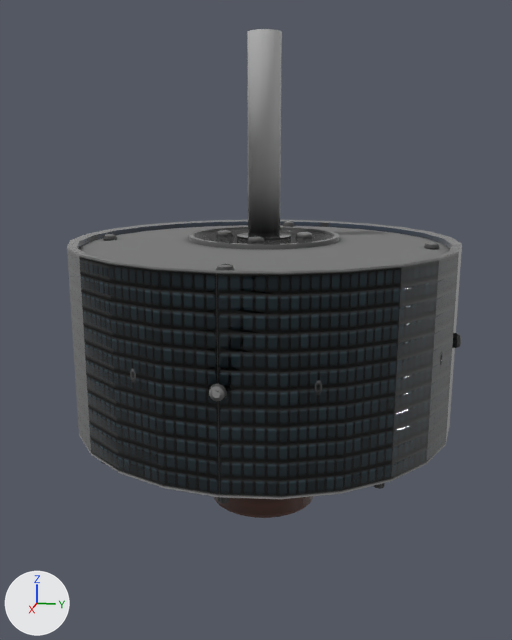
Before and after pictures for a commit that changed the Blender file HS-303/Intelsat II.blend.
The view is the same before and after, from a 50 mm camera at (1.622, 0.305, 0.432) aimed at (0.01, -0.017, 0.029). Lighting does not change. The marker at lower left points along +X, +Y and +Z.

The older version as bpy lines, for what is in view:
```python
me_cylinder_002 = bpy.data.meshes.new('Cylinder.002')
me_cylinder_002.from_pydata(...)  # 48 vertices, 92 faces; spans x -0.011..0.011, y -0.011..0.011, z -0.436..0.0
me_cylinder_002.materials.append(mat_material)
me_cylinder_017 = bpy.data.meshes.new('Cylinder.017')
me_cylinder_017.from_pydata(...)  # 507 vertices, 1008 faces; spans x -0.464..0.464, y -0.464..0.464, z -0.428..0.231
me_cylinder_017.materials.append(mat_material)
me_cylinder_022 = bpy.data.meshes.new('Cylinder.022')
me_cylinder_022.from_pydata(...)  # 48 vertices, 92 faces; spans x -0.011..0.011, y -0.011..0.011, z -0.436..0.0
me_cylinder_022.materials.append(mat_material)
ob_antenna = bpy.data.objects.new('Antenna', me_cylinder_002)
ob_antenna.parent = ob_antennagroup
ob_antenna.matrix_parent_inverse = Matrix(((1.0, 0.0, 0.0, 0.0), (0.0, 1.0, 0.0, 0.0), (0.0, 0.0, 1.0, -0.192), (0.0, 0.0, 0.0, 1.0)))
ob_antenna.location = (0.0, -0.417, 0.182)
ob_antenna3 = bpy.data.objects.new('Antenna3', me_cylinder_022)
ob_antenna3.parent = ob_antennagroup
ob_antenna3.matrix_parent_inverse = Matrix(((1.0, 0.0, 0.0, 0.0), (0.0, 1.0, 0.0, 0.0), (0.0, 0.0, 1.0, -0.192), (0.0, 0.0, 0.0, 1.0)))
ob_antenna3.location = (0.295, -0.295, 0.182)
ob_antennagroup = bpy.data.objects.new('AntennaGroup', None)
ob_antennagroup.parent = ob_intelsatii
ob_antennagroup.location = (0.0, 0.0, 0.0606)
ob_antennagroup.scale = (0.985, 0.985, 0.657)
ob_bodyshell = bpy.data.objects.new('BodyShell', me_cylinder_017)
ob_bodyshell.parent = ob_intelsatii
ob_bodyshell.location = (0.0, 0.0, 0.0)
ob_bodyshell.scale = (0.958, 0.958, 1.0)
# also in view: 'AntennaBase' at (0.0, 0.0, 0.445)
```
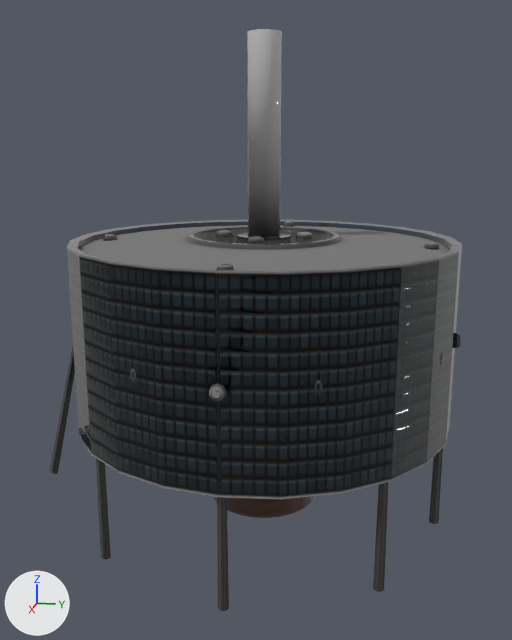
ob_antennagroup is not drawn itself; it is the parent of ob_antenna1, ob_antenna, ob_antenna4, ob_antenna5, ob_antenna2, ob_antenna3, ob_antenna6, ob_antenna7.

Where the newer file only moved an object's origin or applied its transform, the numbers keep the older frame.

The change in detail:
me_cylinder_002 has 48 vertices, 92 faces and spans x -0.011..0.011, y -0.011..0.011, z -0.436..0.0.
me_cylinder_002 is used by ob_antenna; parent ob_antennagroup; location (0.0, -0.417, 0.182).
me_cylinder_002 part 1: the whole mesh is multiplied about its middle by the matrix ((1.015, 0.0, 0.0), (0.0, 0.954, 0.347), (0.0, -0.521, 1.43)), then moved by (0.0, -0.08, 0.124).
me_cylinder_022 has 48 vertices, 92 faces and spans x -0.011..0.011, y -0.011..0.011, z -0.436..0.0.
me_cylinder_022 is used by ob_antenna3; parent ob_antennagroup; location (0.295, -0.295, 0.182).
me_cylinder_022 part 2: the whole mesh is scaled about its middle by (1.02, 1.02, 1.52), then moved by (0.004, -0.004, 0.105).
Object 'AntennaGroup' (ob_antennagroup) is rescaled from (0.985, 0.985, 0.657) to (1.0, 1.0, 1.0).
Object 'AntennaGroup' (ob_antennagroup) moves from (0.0, 0.0, 0.0606) to (0.0, 0.0, -0.00381).

Location of each change, (x1, y1, x2, y2) in pixels of the pictures (512 x 640 px):
'Antenna4', reshaped: before (218, 497, 230, 503); after (217, 497, 229, 611)
'Antenna2', reshaped: before (374, 483, 385, 489); after (373, 482, 388, 592)
'Antenna3', mesh rescaled, reshaped (not visible before): after (96, 458, 111, 559)
'Antenna', reshaped (not visible before): after (50, 347, 75, 474)
'Antenna1', reshaped (not visible before): after (429, 448, 443, 524)
